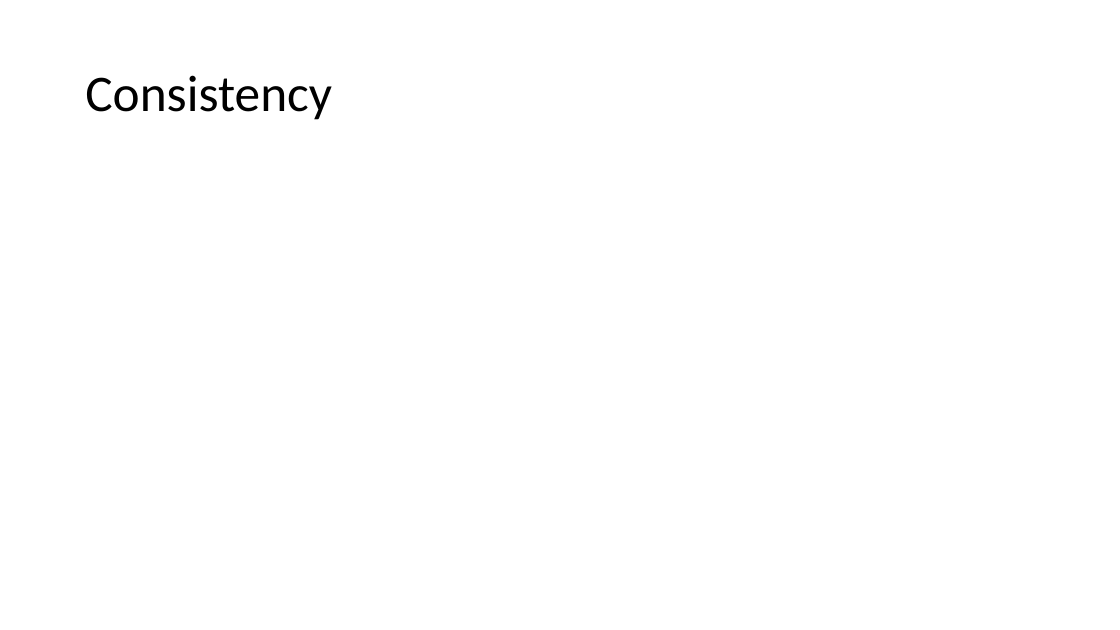
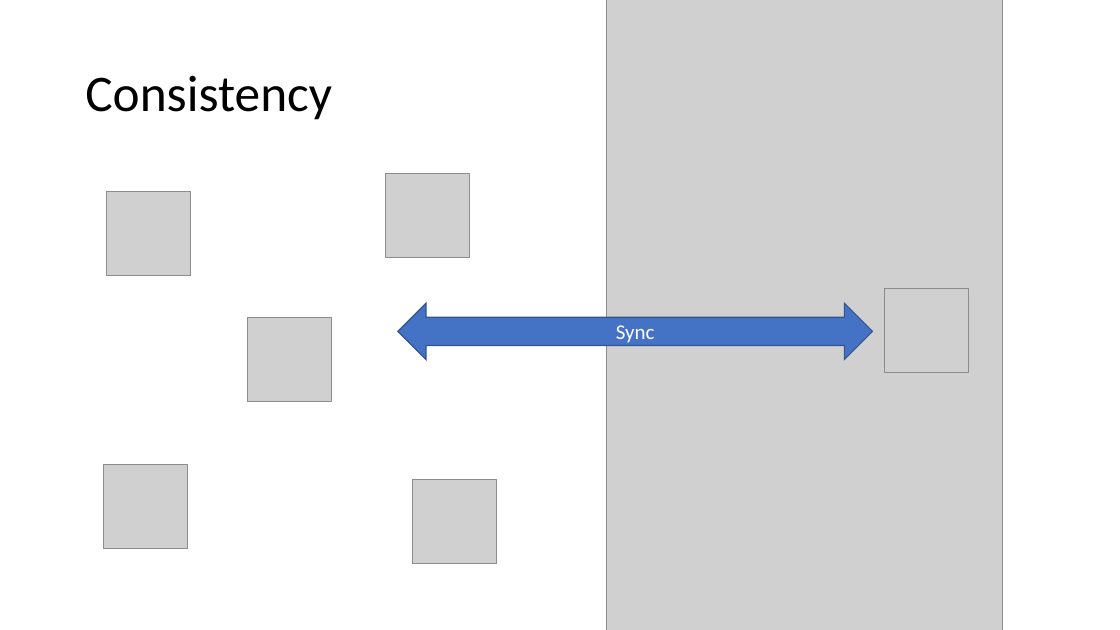
Before and after one commit to 1kevgriff/Workshop-ASPNETCore-Liftoff, a slide deck: slide 30 of Slides/02_DesignForSpeed.pptx. Drawn at 1120x630 pixels with LibreOffice and Linux fonts; fonts in the diff are those of the drawing; grey boxes stand for pictures. Boxes give left, top, right and bottom in pixels: in the first picture for what was removed or moved away, otherwise in the second. Text is boxed around its words. In the diff, an @@ line names an element or a change of style, - is before the commit and + after.

```diff
--- a/Slides/02_DesignForSpeed.pptx
+++ b/Slides/02_DesignForSpeed.pptx
@@ picture added at (x1=607, y1=0, x2=1003, y2=630) @@
@@ picture added at (x1=386, y1=173, x2=470, y2=257) @@
@@ picture added at (x1=107, y1=192, x2=191, y2=276) @@
@@ picture added at (x1=886, y1=289, x2=970, y2=373) @@
@@ picture added at (x1=248, y1=318, x2=332, y2=402) @@
@@ left right arrow added at (x1=398, y1=303, x2=873, y2=360), fill #4472C4, outline #325491 1 pt, 18 pt, text #FFFFFF @@
+Sync
@@ picture added at (x1=103, y1=465, x2=187, y2=549) @@
@@ picture added at (x1=413, y1=480, x2=497, y2=564) @@
```
Also in this commit, not shown: 1 other slide changed, 4 slides added, 2 slides removed.
